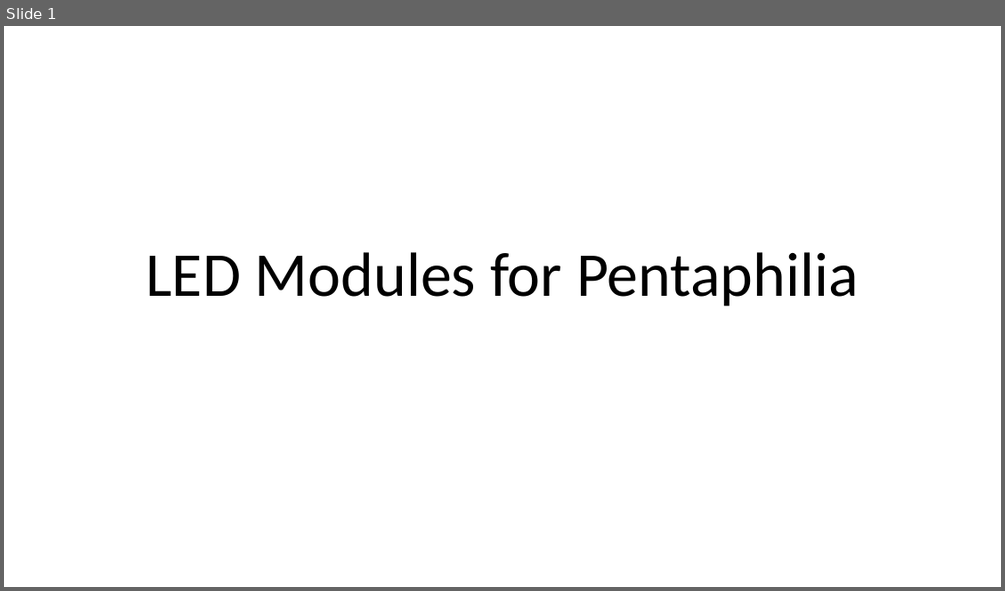
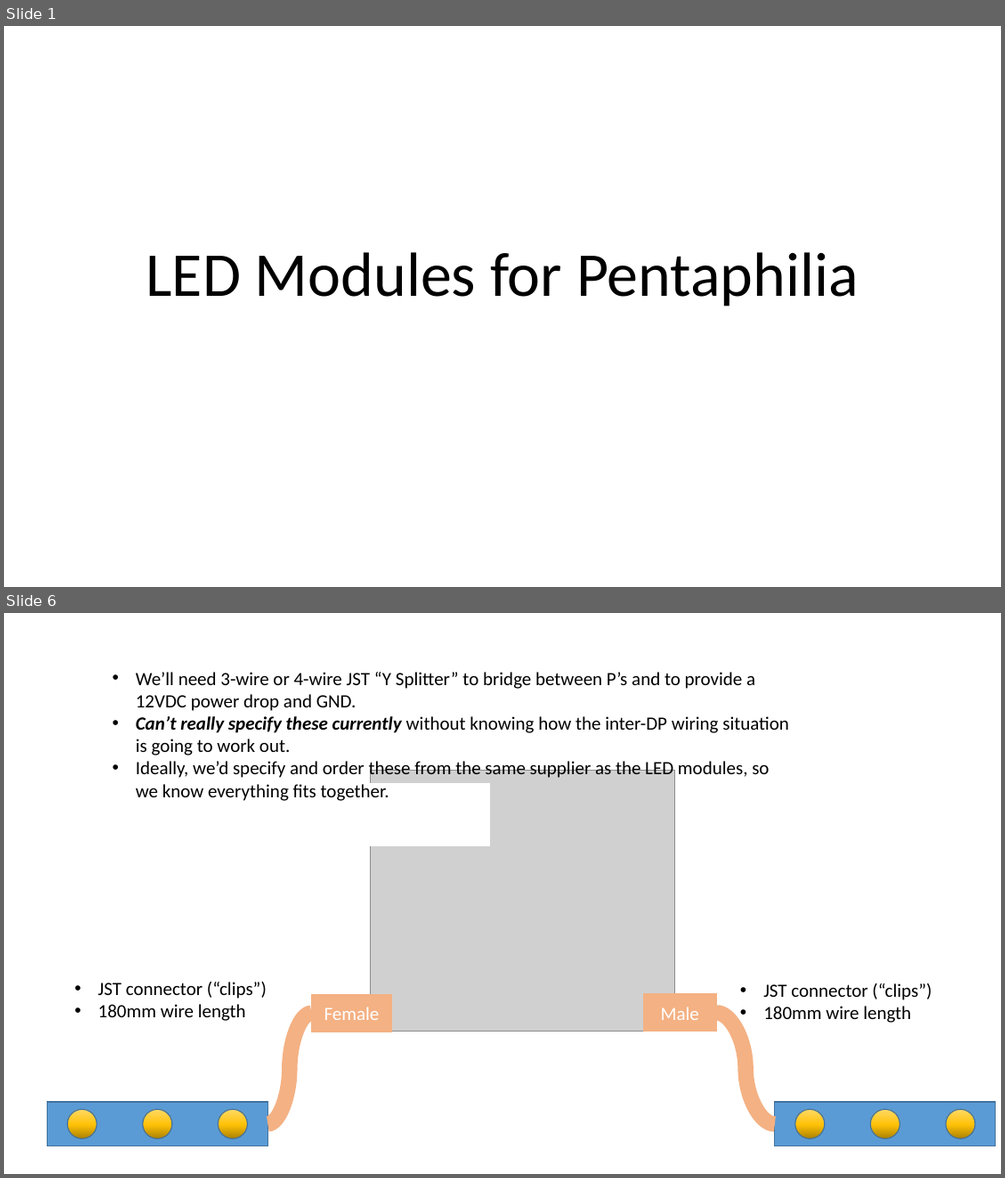
Before and after one commit to the-magister/pentaphilia, a slide deck: LED Modules for Pentaphilia.pptx. Shown one above the other, each under a label of ours: slide 1 before the commit, slides 1 and 6 after it; the slides between them are not shown. The pictures are 1005x591 and 1005x1178 pixels, drawn with LibreOffice and Linux fonts; fonts in the diff are those of the drawing; grey boxes stand for pictures. Boxes give left, top, right and bottom in pixels: in the first picture for what was removed or moved away, otherwise in the second. Text is boxed around its words. In the diff, an @@ line names an element or a change of style, - is before the commit and + after.

```diff
--- a/LED Modules for Pentaphilia.pptx
+++ b/LED Modules for Pentaphilia.pptx
@@ slide 6 added at <box>4,613,1001,1174</box>, background #FFFFFF @@
@@ text added at <box>136,672,789,801</box>, 18 pt, text #000000 @@
+• We’ll need 3-wire or 4-wire JST “Y Splitter” to bridge between P’s and to provide a 12VDC power drop and GND.
+• Can’t really specify these currently without knowing how the inter-DP wiring situation is going to work out.
+• Ideally, we’d specify and order these from the same supplier as the LED modules, so we know everything fits together.
@@ picture added at <box>371,770,675,1031</box> @@
@@ rectangle added at <box>371,784,489,846</box>, fill #FFFFFF, outline #FFFFFF 1 pt @@
@@ text added at <box>98,981,267,1021</box>, 18 pt, text #000000 @@
+• JST connector (“clips”)
+• 180mm wire length
@@ text added at <box>763,983,931,1022</box>, 18 pt, text #000000 @@
+• JST connector (“clips”)
+• 180mm wire length
@@ rectangle added at <box>311,995,391,1031</box>, fill #F4B183, outline #F4B183 1 pt, 18 pt, text #FFFFFF @@
+Female
@@ rectangle added at <box>643,995,717,1031</box>, fill #F4B183, outline #F4B183 1 pt, 18 pt, text #FFFFFF @@
+Male
@@ curved line added from (775, 1124) to (717, 1013), #F4B183 15 pt @@
@@ curved line added from (268, 1124) to (311, 1013), #F4B183 15 pt @@
@@ group added at <box>48,1102,268,1146</box>: 3 ellipses, 1 rectangle @@
@@ group added at <box>775,1102,995,1146</box>: 3 ellipses, 1 rectangle @@
```
Also in this commit, not shown: 4 other slides added, 7 slides removed, 3 other files.
